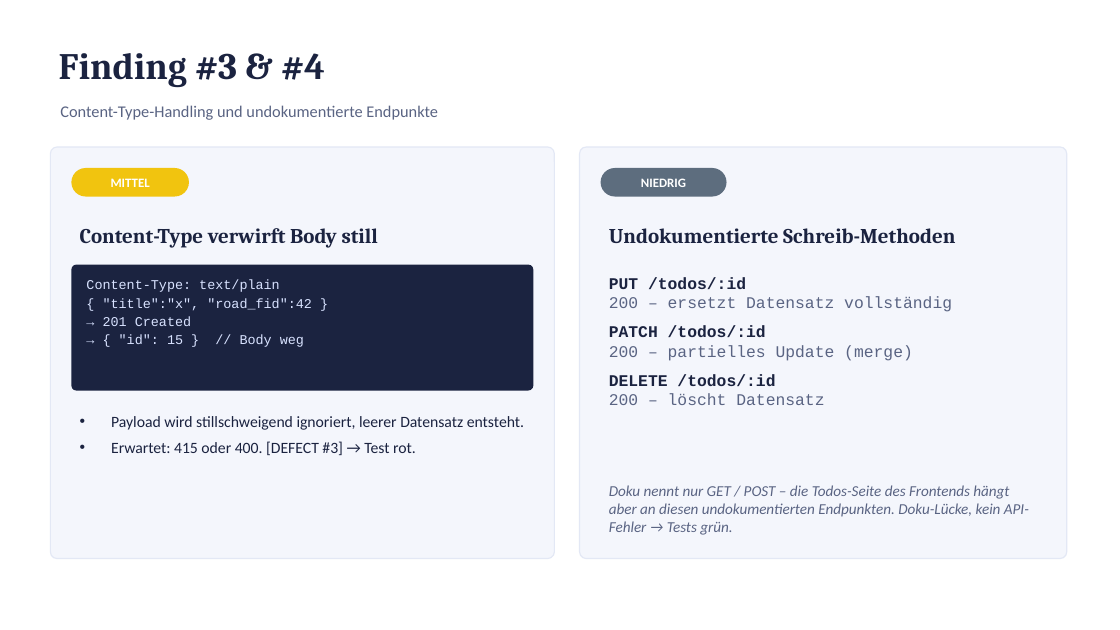
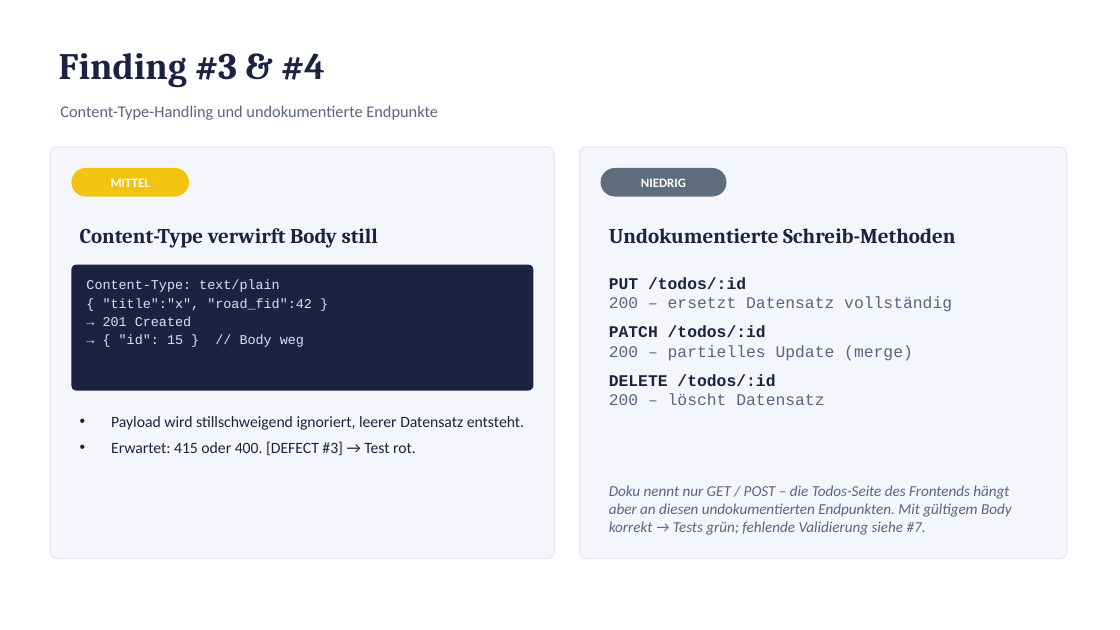
Before and after one commit to emrebaser94/edgital, a slide deck: slide 6 of api-tests/road-overview-api-findings.pptx. Drawn at 1120x630 pixels with LibreOffice and Linux fonts; fonts in the diff are those of the drawing. Boxes give left, top, right and bottom in pixels: in the first picture for what was removed or moved away, otherwise in the second. Text is boxed around its words. In the diff, an @@ line names an element or a change of style, - is before the commit and + after.

Commit message:
API tests: cover more validation gaps and writes to /roads
- collection: [DEFECT #2] empty title, string road_fid and unknown
  road_fid; [DEFECT #7] PUT {} and PATCH with an empty title (all
  self-cleaning); the duplicate-id and PUT tests use roads that exist
- report.html regenerated against the original API: 40 requests,
  81 assertions, 9 red [DEFECT #n]
- findings deck: new finding #7, PUT/PATCH /roads under #1 (manual,
  destructive), "Was funktioniert" names the endpoints
- README: counts, findings and defect tables

```diff
--- a/api-tests/road-overview-api-findings.pptx
+++ b/api-tests/road-overview-api-findings.pptx
@@ text at <box>609,485,1012,535</box>: text changed @@
-Doku nennt nur GET / POST – die Todos-Seite des Frontends hängt aber an diesen undokumentierten Endpunkten. Doku-Lücke, kein API-Fehler → Tests grün.
+Doku nennt nur GET / POST – die Todos-Seite des Frontends hängt aber an diesen undokumentierten Endpunkten. Mit gültigem Body korrekt → Tests grün; fehlende Validierung siehe #7.
```
Also in this commit, not shown: 7 other slides changed, 1 slide added, 3 other files.
